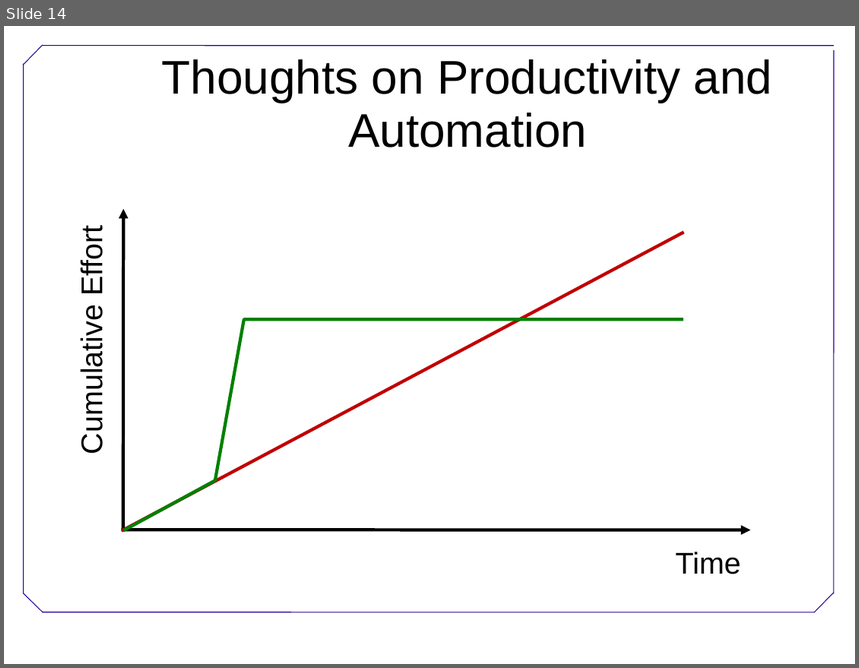
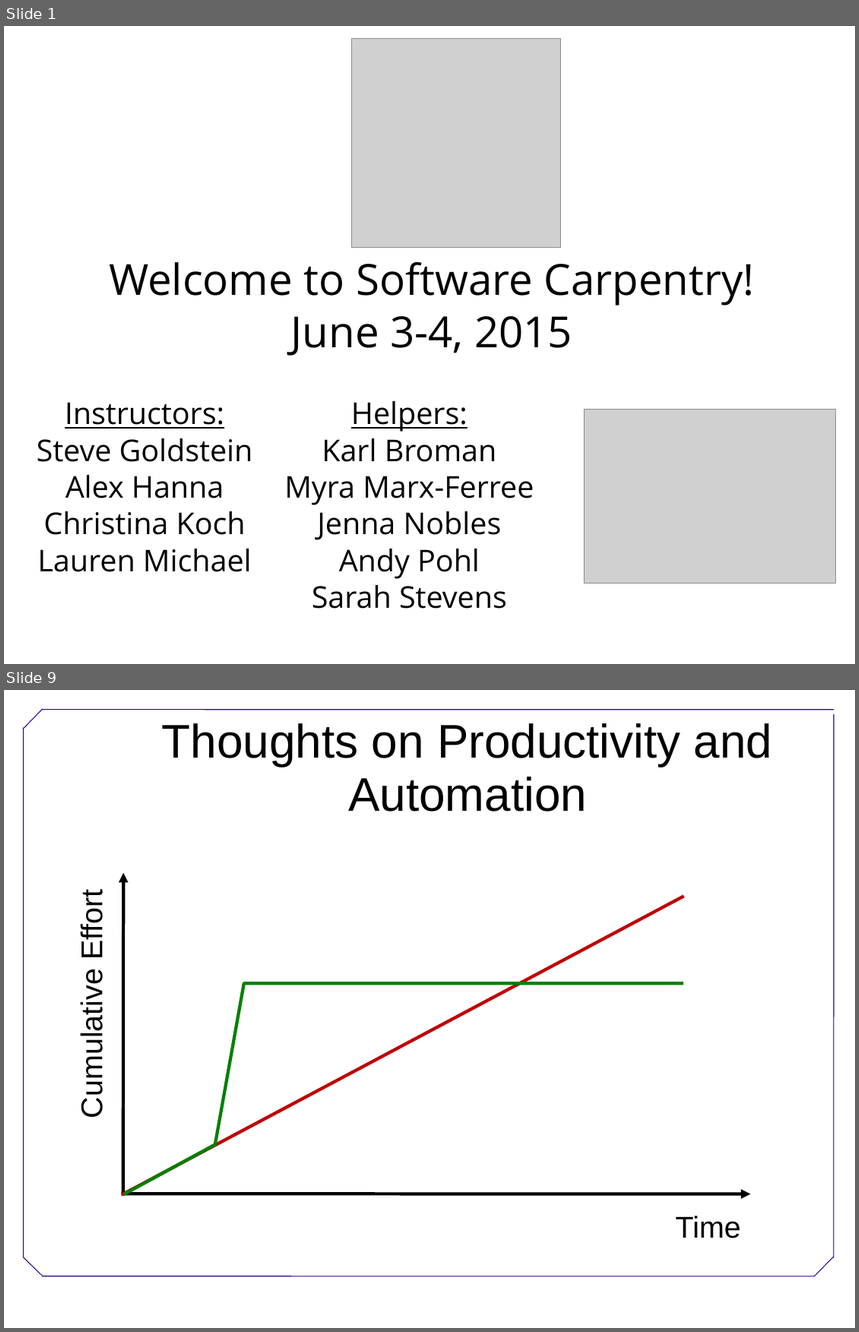
Before and after one commit to swcarpentry/DEPRECATED-boot-camps, a slide deck: BestPractices.ppt. Shown one above the other, each under a label of ours: slide 14 before the commit, slides 1 and 9 after it; the slides between them are not shown. The pictures are 859x668 and 859x1332 pixels, drawn with LibreOffice and Linux fonts; fonts in the diff are those of the drawing; grey boxes stand for pictures; background and template pictures are left out. Boxes give left, top, right and bottom in pixels: in the first picture for what was removed or moved away, otherwise in the second. Text is boxed around its words. In the diff, an @@ line names an element or a change of style, - is before the commit and + after.

```diff
--- a/BestPractices.ppt
+++ b/BestPractices.ppt
@@ slide 1 added at [4,26,855,664], background #FFFFFF @@
@@ picture added at [351,38,561,248] @@
@@ text added at [109,262,755,356], 40 pt, text #000000 @@
+Welcome to Software Carpentry!
+June 3-4, 2015
@@ text added at [37,402,253,572], 28 pt, text #000000 @@
+Instructors:
+Steve Goldstein
+Alex Hanna
+Christina Koch
+Lauren Michael
@@ text added at [284,401,534,609], 28 pt, text #000000 @@
+Helpers:
+Karl Broman
+Myra Marx-Ferree
+Jenna Nobles
+Andy Pohl
+Sarah Stevens
@@ picture added at [584,410,836,584] @@
@@ what was slide 14 is now slide 9 @@
```
Also in this commit, not shown: 6 slides changed, 1 other slide added, 7 slides removed, 2 other files.
